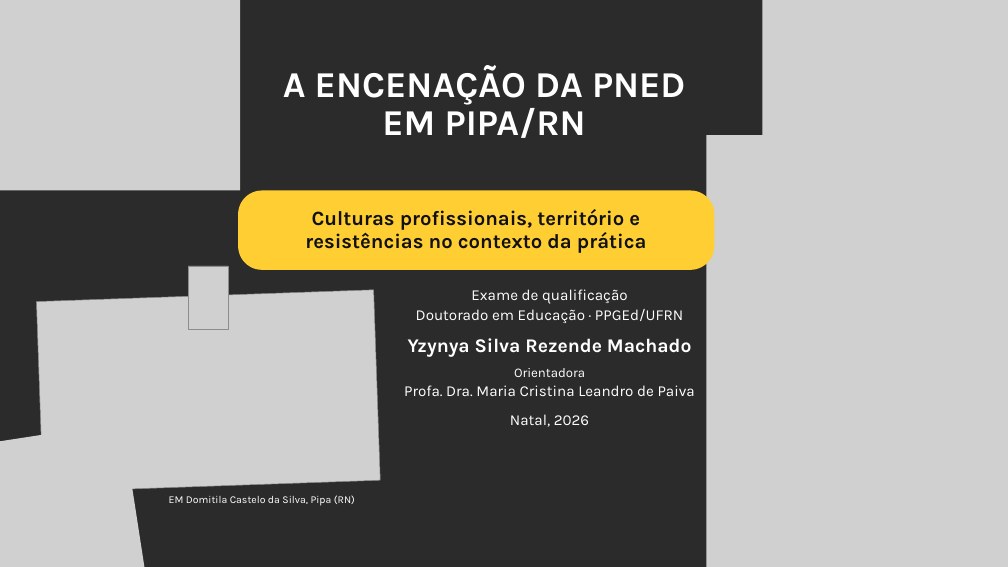
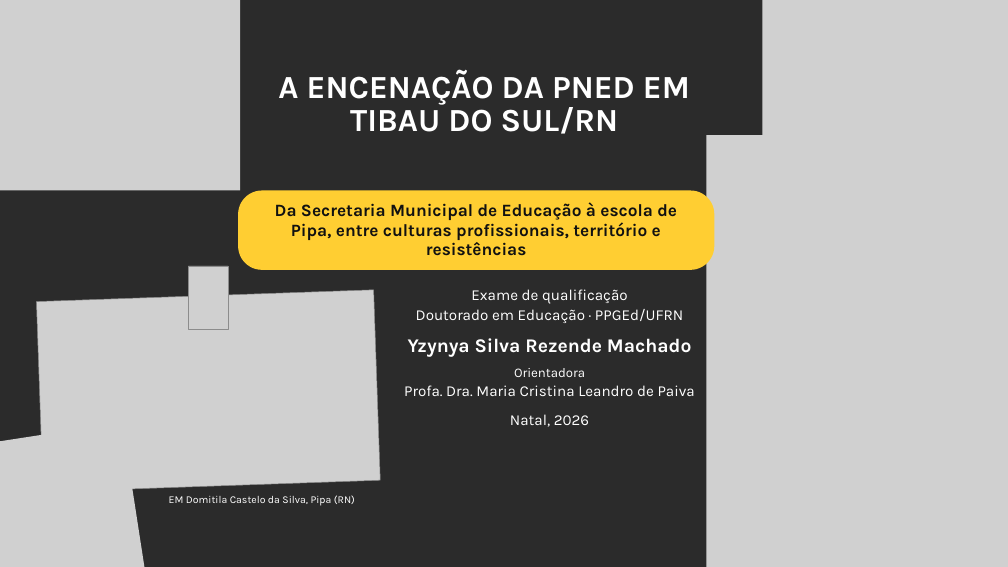
Before and after one commit to yzynya-beep/Tese, a slide deck: slide 1 of apresentacao_qualificacao/Qualificacao_PNED_Pipa.pptx. Drawn at 1008x567 pixels with LibreOffice and Linux fonts; fonts in the diff are those of the drawing; grey boxes stand for pictures; background and template pictures are left out; a plain dark background stands for a picture behind light text. Boxes give left, top, right and bottom in pixels: in the first picture for what was removed or moved away, otherwise in the second. Text is boxed around its words. In the diff, an @@ line names an element or a change of style, - is before the commit and + after.

```diff
--- a/apresentacao_qualificacao/Qualificacao_PNED_Pipa.pptx
+++ b/apresentacao_qualificacao/Qualificacao_PNED_Pipa.pptx
@@ text at bbox=[278, 69, 690, 134]: text changed; size 52 to 46 pt @@
-A ENCENAÇÃO DA PNED EM PIPA/RN
+A ENCENAÇÃO DA PNED EM TIBAU DO SUL/RN
@@ text in rounded rectangle at bbox=[275, 202, 677, 256]: text changed; size 29 to 24.6 pt @@
-Culturas profissionais, território e resistências no contexto da prática
+Da Secretaria Municipal de Educação à escola de Pipa, entre culturas profissionais, território e resistências
```
Also in this commit, not shown: 15 other slides changed, 1 slide added, 5 other files.
